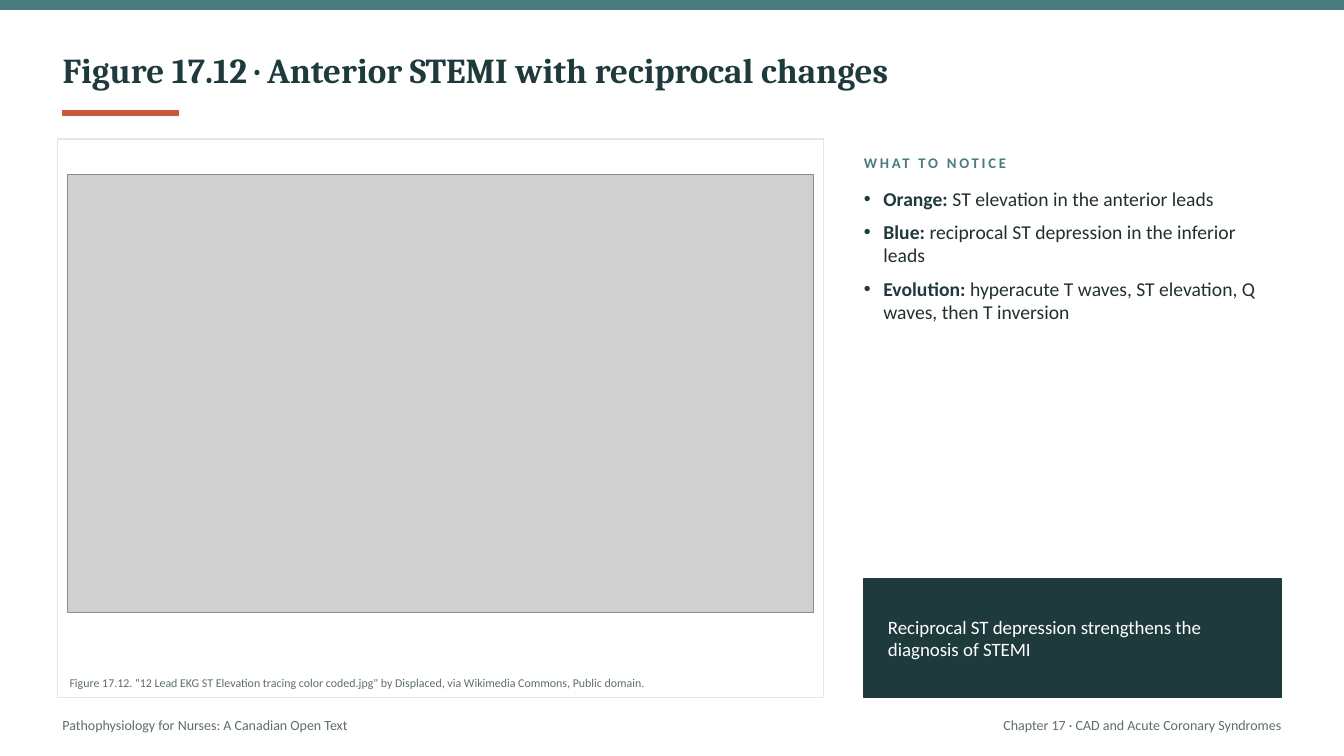
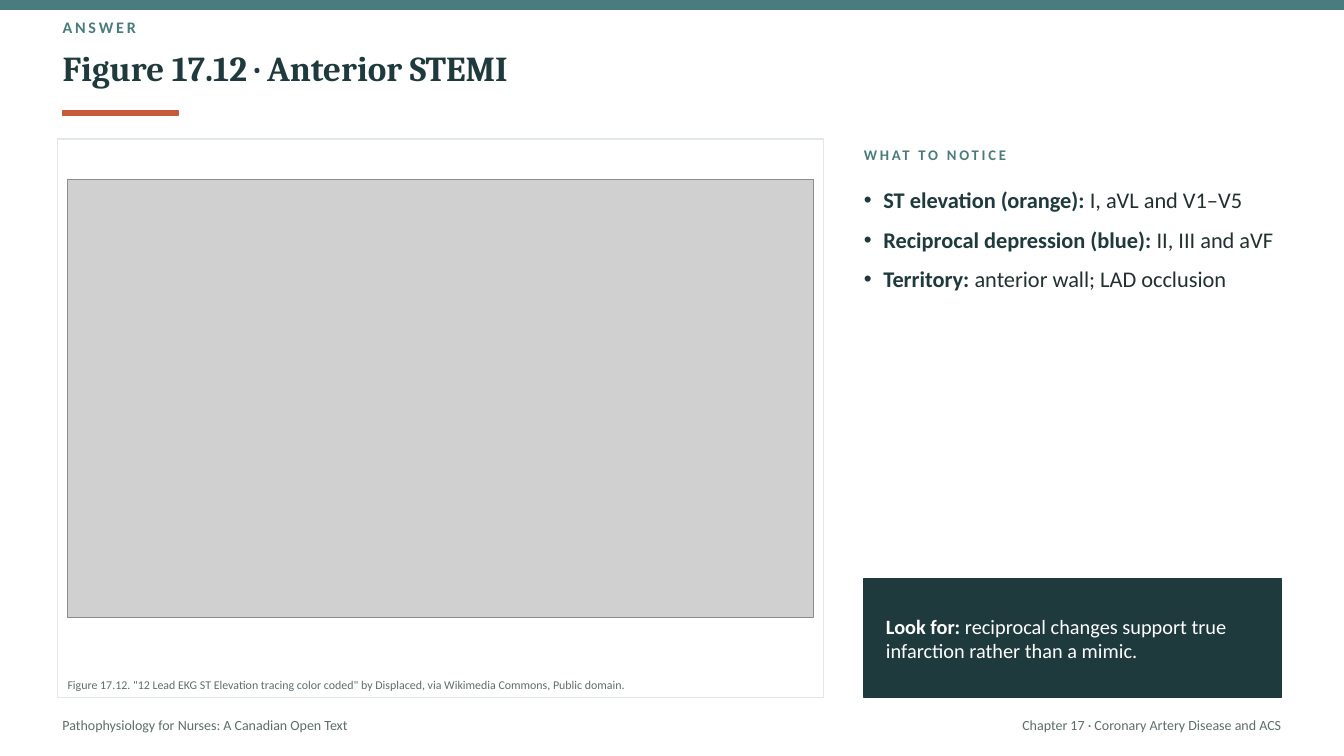
Before and after one commit to andrewleenl/opensourcenursing, a slide deck: slide 26 of Ch17_Coronary_Artery_Disease_and_Acute_Coronary_Syndromes_Lecture_Presentation.pptx (slide 39 before the commit). Drawn at 1344x756 pixels with LibreOffice and Linux fonts; fonts in the diff are those of the drawing; grey boxes stand for pictures. Boxes give left, top, right and bottom in pixels: in the first picture for what was removed or moved away, otherwise in the second. Text is boxed around its words. In the diff, an @@ line names an element or a change of style, - is before the commit and + after.

```diff
--- a/Ch17_Coronary_Artery_Disease_and_Acute_Coronary_Syndromes_Lecture_Presentation.pptx
+++ b/Ch17_Coronary_Artery_Disease_and_Acute_Coronary_Syndromes_Lecture_Presentation.pptx
@@ text added at [63, 22, 136, 33], 11.5 pt, text #4A7C7E, bold @@
+ANSWER
@@ title at [63, 57, 508, 89]: text changed @@
-Figure 17.12 · Anterior STEMI with reciprocal changes
+Figure 17.12 · Anterior STEMI
@@ text "WHAT TO NOTICE" at [864, 146, 1281, 176]: vertical alignment middle to top @@
@@ picture: place and size @@
-picture at [68, 174, 814, 612]
+picture at [68, 179, 814, 618]
@@ text at [883, 191, 1273, 291]: text changed; size 14 to 16 pt; text colour #22302F to #1F3A3D; bold on @@
-• Orange: ST elevation in the anterior leads
-• Blue: reciprocal ST depression in the inferior leads
-• Evolution: hyperacute T waves, ST elevation, Q waves, then T inversion
+• ST elevation (orange): I, aVL and V1–V5
+• Reciprocal depression (blue): II, III and aVF
+• Territory: anterior wall; LAD occlusion
@@ text at [886, 619, 1227, 658]: text changed; size 13.5 to 14.5 pt @@
-Reciprocal ST depression strengthens the diagnosis of STEMI
+Look for: reciprocal changes support true infarction rather than a mimic.
@@ text at [68, 681, 625, 691]: text changed @@
-Figure 17.12. "12 Lead EKG ST Elevation tracing color coded.jpg" by Displaced, via Wikimedia Commons, Public domain.
+Figure 17.12. "12 Lead EKG ST Elevation tracing color coded" by Displaced, via Wikimedia Commons, Public domain.
@@ text at [1022, 720, 1281, 732]: text changed @@
-Chapter 17 · CAD and Acute Coronary Syndromes
+Chapter 17 · Coronary Artery Disease and ACS
```
Also in this commit, not shown: 7 other slides changed, 47 slides added, 59 slides removed, 1 other file.
